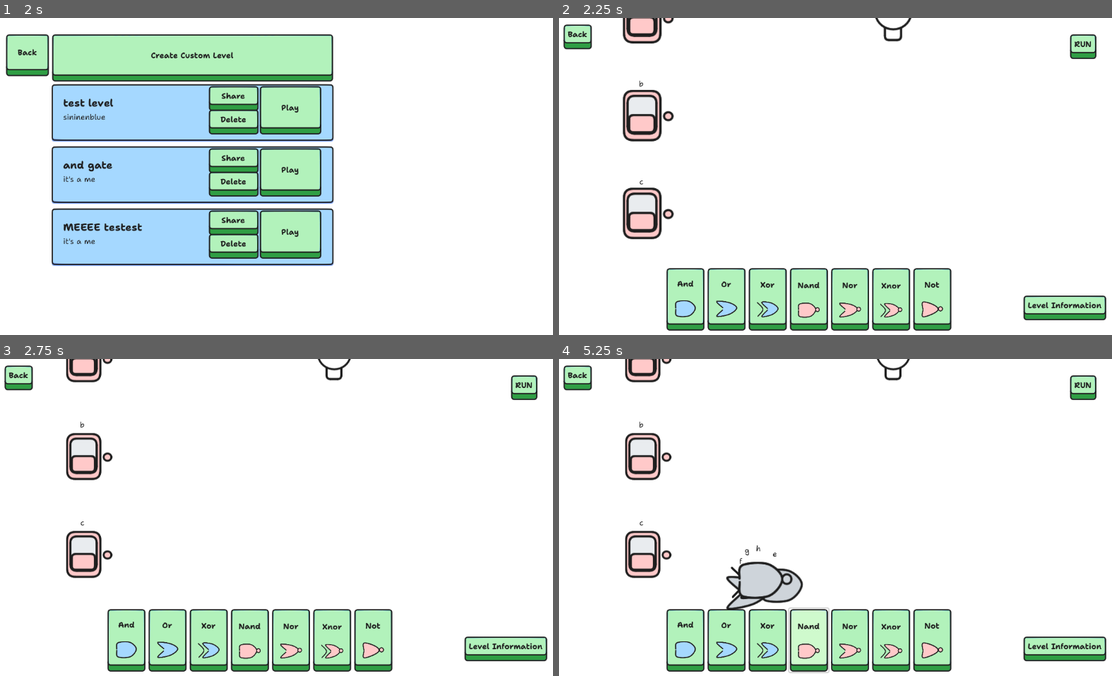
Above: before the commit, frames 1-4 (two rows, left to right).
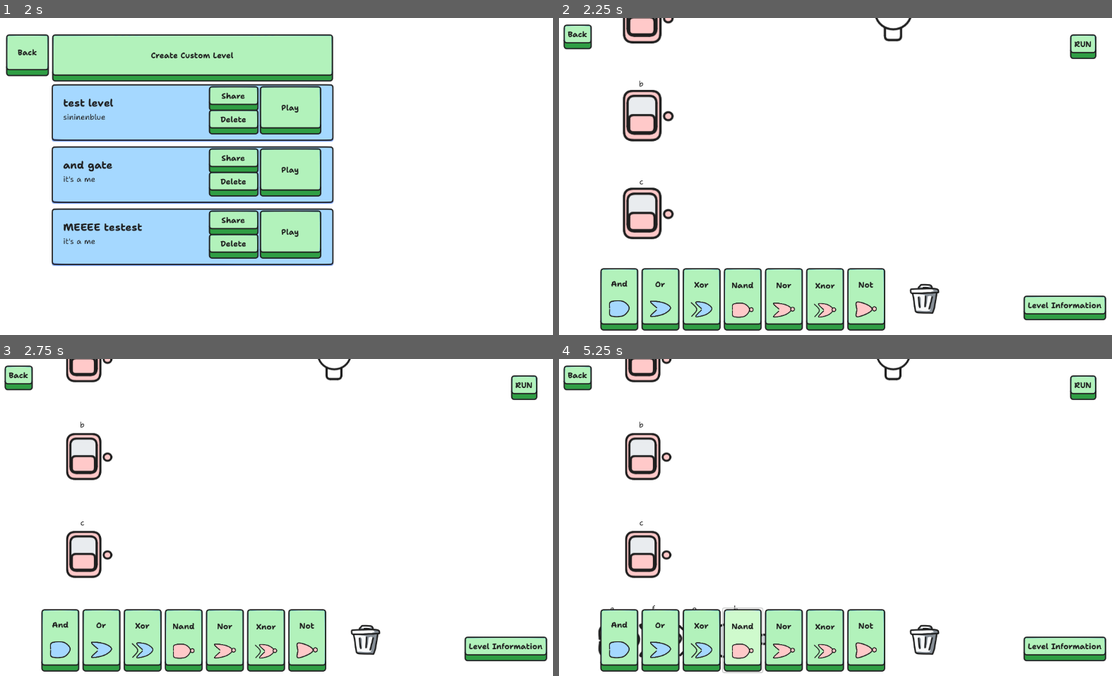
Above: after the commit, the same moments.

Repository: sininen-blue/logic-gate-tesseract
Game: Godot game, scene res://ui/title_page.tscn
Same seed, same stepped clock (60 frames per second), same inputs: the game is played once before the commit and once after it.
Inputs:
- Up to frame 1 (2 s): click "Play" at 0.5 s; click "Play" at 1.25 s
- Up to frame 2 (2.25 s): click "Play" at 2 s
- Up to frame 3 (2.75 s): no input
- Up to frame 4 (5.25 s): click "And" at 2.75 s; click "Or" at 3.5 s; click "Xor" at 4.25 s; click "Nand" at 5 s

Frame 1 is identical in both runs. In frame 2, 8.1% of the frame differs, in the area x 7-72%, y 78-99%; in frame 3, 8.1%; in frame 4, 11%, in the area x 7-72%, y 58-100%.

Commit message:
drag and trash bin

Diff:
--- a/simulation/simulation-manager.gd
+++ b/simulation/simulation-manager.gd
@@ -13,6 +13,8 @@
 var all_gates : Array[Gate]
 var start_gates : Array[Gate]
 var end_gates : Array[Gate]
+
+var mouse_in_trash_bin: bool = false
 
 @export var GATE_SCENE : PackedScene
 @onready var LEVEL : JSON = DataManager.current_level
@@ -32,16 +34,17 @@
 @onready var not_button: Button = $CanvasLayer/UI/FlowContainer/NotButton
 @onready var run_button: Button = $CanvasLayer/UI/RunButton
 
+@onready var trash_container: Control = $CanvasLayer/UI/TrashContainer
 
 func _ready() -> void:
 	randomize()
-	and_button.pressed.connect(create_gate.bind("and"))
-	or_button.pressed.connect(create_gate.bind("or"))
-	xor_button.pressed.connect(create_gate.bind("xor"))
-	nand_button.pressed.connect(create_gate.bind("nand"))
-	nor_button.pressed.connect(create_gate.bind("nor"))
-	xnor_button.pressed.connect(create_gate.bind("xnor"))
-	not_button.pressed.connect(create_gate.bind("not"))
+	and_button.button_down.connect(create_gate.bind("and"))
+	or_button.button_down.connect(create_gate.bind("or"))
+	xor_button.button_down.connect(create_gate.bind("xor"))
+	nand_button.button_down.connect(create_gate.bind("nand"))
+	nor_button.button_down.connect(create_gate.bind("nor"))
+	xnor_button.button_down.connect(create_gate.bind("xnor"))
+	not_button.button_down.connect(create_gate.bind("not"))
 
 	run_button.pressed.connect(run_simulation)
 
@@ -84,6 +87,10 @@
 		start_gates.append(gate_scene)
 	if gate_scene.gate_type == "end":
 		end_gates.append(gate_scene)
+
+	if Input.is_action_pressed("left_click"):
+		gate_held = gate_scene
+		state = MOVING_GATE
 
 
 func _on_mouse_near_gate(gate: Gate) -> void:
@@ -223,6 +230,8 @@
 			gate_held.global_position = get_global_mouse_position() + gate_offset
 
 			if Input.is_action_just_released("left_click"):
+				if mouse_in_trash_bin:
+					remove_item()
 				state = IDLE
 
 		CREATING_CONNECTION:
@@ -295,3 +304,11 @@
 		get_tree().change_scene_to_file("uid://bwlvlfljyekts")
 	else:
 		get_tree().change_scene_to_file("uid://yrih2e5sant0")
+
+
+func _on_control_mouse_entered() -> void:
+	mouse_in_trash_bin = true
+
+
+func _on_trash_container_mouse_exited() -> void:
+	mouse_in_trash_bin = false
--- a/simulation/simulation.tscn
+++ b/simulation/simulation.tscn
@@ -12,6 +12,7 @@
 [ext_resource type="Texture2D" uid="uid://cp7fapvx1faxt" path="res://assets/simulation/nor-false.png" id="9_p42qm"]
 [ext_resource type="Texture2D" uid="uid://cihvntuxvqwuj" path="res://assets/simulation/xnor-false.png" id="10_yyr3h"]
 [ext_resource type="Texture2D" uid="uid://cjtkhygl5goca" path="res://assets/simulation/not-false.png" id="11_ga2oo"]
+[ext_resource type="Texture2D" uid="uid://5eedn8tgc886" path="res://assets/simulation/trashBin/trashBin.png" id="13_ihso0"]
 
 [sub_resource type="CircleShape2D" id="CircleShape2D_6ovty"]
 radius = 5.0
@@ -51,7 +52,6 @@
 anchor_bottom = 1.0
 grow_horizontal = 2
 grow_vertical = 2
-mouse_filter = 2
 metadata/_edit_lock_ = true
 
 [node name="FormulaContainer" type="VBoxContainer" parent="CanvasLayer/UI"]
@@ -71,7 +71,7 @@
 anchor_top = 1.0
 anchor_right = 0.5
 anchor_bottom = 1.0
-offset_left = -374.0
+offset_left = -490.0
 offset_top = -138.0
 offset_right = 269.0
 grow_horizontal = 2
@@ -140,6 +140,24 @@
 icon_alignment = 1
 vertical_icon_alignment = 2
 expand_icon = true
+
+[node name="TrashContainer" type="Control" parent="CanvasLayer/UI/FlowContainer"]
+custom_minimum_size = Vector2(150, 0)
+layout_mode = 2
+
+[node name="Control" type="Control" parent="CanvasLayer/UI/FlowContainer/TrashContainer"]
+layout_mode = 1
+anchors_preset = 8
+anchor_left = 0.5
+anchor_top = 0.5
+anchor_right = 0.5
+anchor_bottom = 0.5
+grow_horizontal = 2
+grow_vertical = 2
+
+[node name="Sprite2D" type="Sprite2D" parent="CanvasLayer/UI/FlowContainer/TrashContainer/Control"]
+scale = Vector2(0.7, 0.7)
+texture = ExtResource("13_ihso0")
 
 [node name="RunButton" type="Button" parent="CanvasLayer/UI"]
 layout_mode = 1
@@ -185,5 +203,7 @@
 offset_bottom = 65.0
 text = "Back"
 
+[connection signal="mouse_entered" from="CanvasLayer/UI/FlowContainer/TrashContainer" to="." method="_on_control_mouse_entered"]
+[connection signal="mouse_exited" from="CanvasLayer/UI/FlowContainer/TrashContainer" to="." method="_on_trash_container_mouse_exited"]
 [connection signal="pressed" from="CanvasLayer/UI/InfoButton" to="." method="_on_info_button_pressed"]
 [connection signal="pressed" from="CanvasLayer/UI/BackButton" to="." method="_on_back_button_pressed"]
Binary file added: assets/simulation/trashBin/trashBin.png
Not shown, added: assets/simulation/trashBin/trashBin.png.import
Not shown: 1 places in simulation/simulation.tscn that only renumber resources
